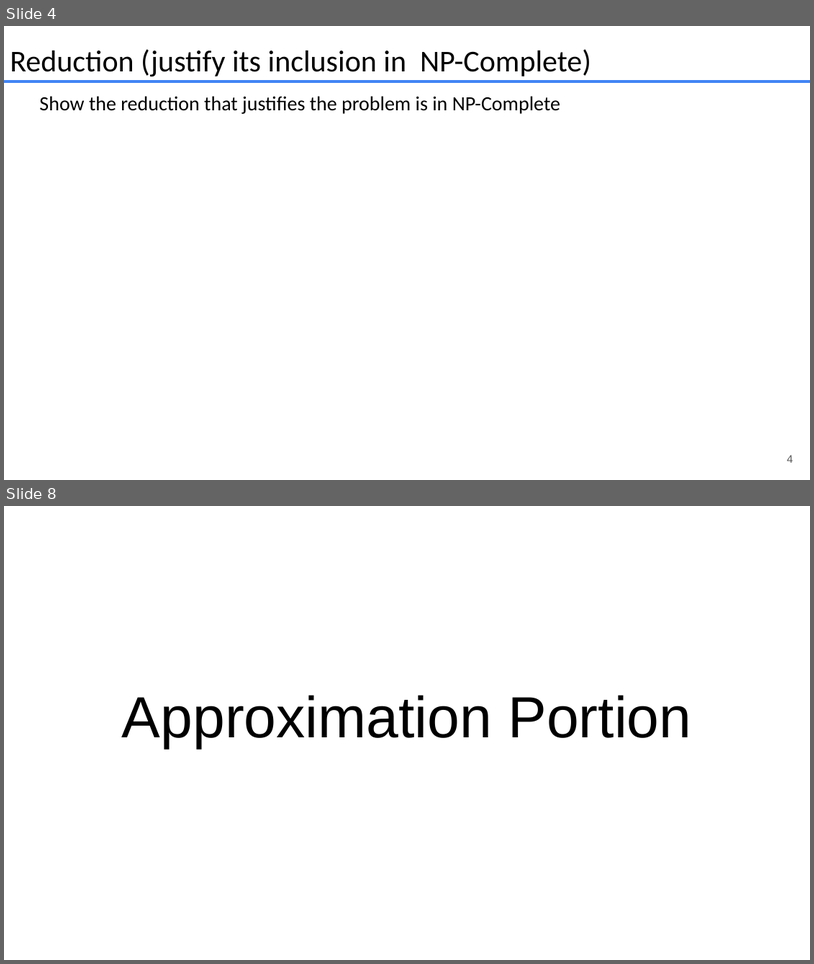
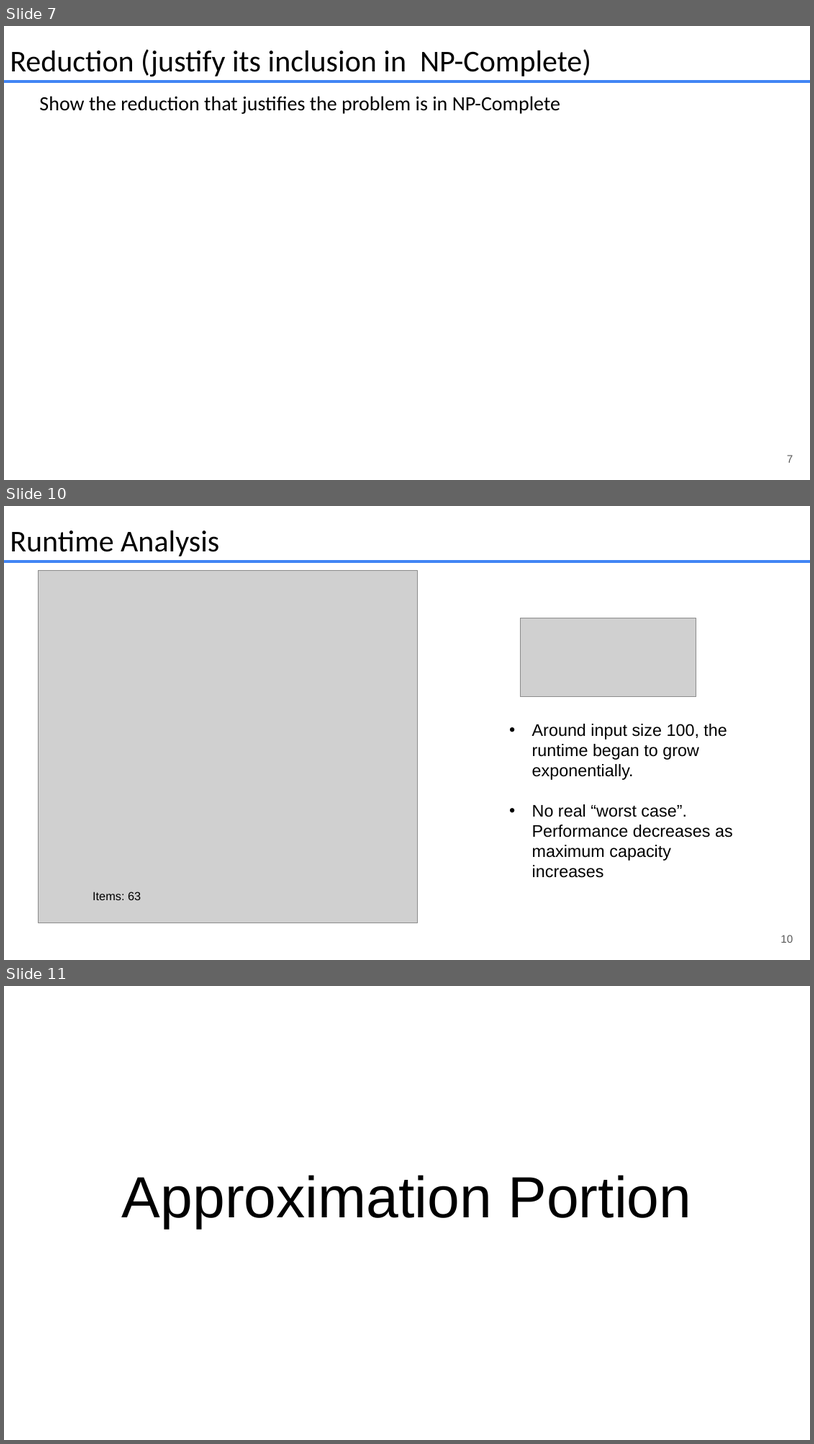
Before and after one commit to JustinMatthewNewman/cs412_FinalProject, a slide deck: presentations/problem_presentation.pptx. Shown one above the other, each under a label of ours: slides 4 and 8 before the commit, slides 7, 10 and 11 after it; the slides between them are not shown. The pictures are 814x964 and 814x1444 pixels, drawn with LibreOffice and Linux fonts; fonts in the diff are those of the drawing; grey boxes stand for pictures. Boxes give left, top, right and bottom in pixels: in the first picture for what was removed or moved away, otherwise in the second. Text is boxed around its words. In the diff, an @@ line names an element or a change of style, - is before the commit and + after.

```diff
--- a/presentations/problem_presentation.pptx
+++ b/presentations/problem_presentation.pptx
@@ slide 10 added at <box>4,506,810,960</box>, background #FFFFFF @@
@@ text added at <box>10,530,219,556</box>, 36 pt, text #000000 @@
+Runtime Analysis
@@ line added from (4, 561) to (810, 561), #4285F4 3.75 pt @@
@@ picture added at <box>39,570,418,923</box> @@
@@ picture added at <box>521,618,697,697</box> @@
@@ text added at <box>532,723,733,878</box>, 20 pt, text #000000 @@
+• Around input size 100, the runtime began to grow exponentially.
+• No real “worst case”. Performance decreases as maximum capacity increases
@@ text added at <box>93,891,141,900</box>, 14 pt, text #000000 @@
+Items: 63
@@ page number added at <box>781,934,793,942</box>, 13 pt, text #595959 @@
+10
@@ what was slide 4 is now slide 7 @@
@@ page number at <box>787,454,793,462</box>: text changed @@
-4
+7
@@ what was slide 8 is now slide 11 @@
```
Also in this commit, not shown: 4 slides changed, 3 other slides added, 1 slide removed.
